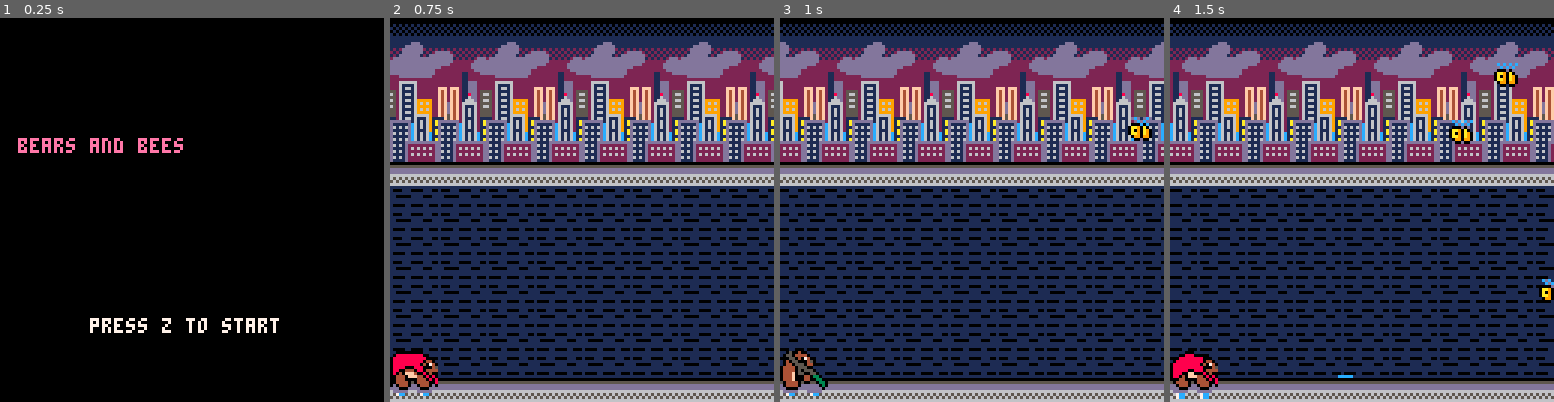
Above: before the commit, frames 1-4 (left to right).
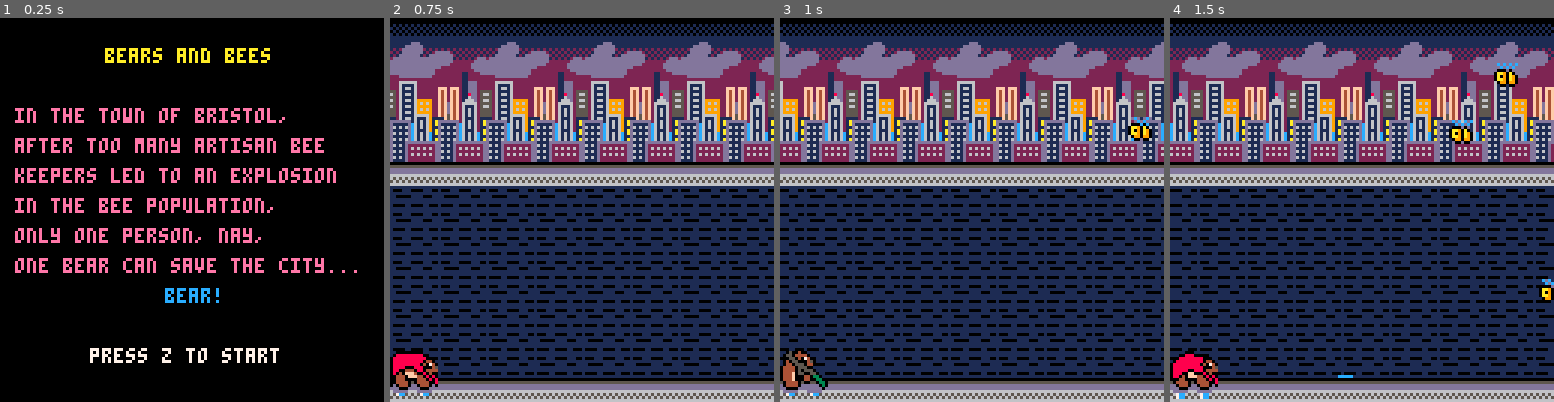
Above: after the commit, the same moments.

Repository: Chazmus/interns-hackday
Game: PICO-8 cartridge game.p8
Two runs of this game, one before a commit and one after it. Both use one fixed random seed, a clock stepped at 60 frames per second and the inputs below.
Inputs:
- Up to frame 1 (0.25 s): no input
- Up to frame 2 (0.75 s): tap X (X key) at 0.33 s; tap O (Z key) at 0.7 s
- Up to frame 3 (1 s): no input
- Up to frame 4 (1.5 s): tap X (X key) at 1.07 s

The runs differ from the first frame. In frame 1, 9.8% of the frame differs, in the area x 3-93%, y 7-90%; in frame 2, nothing differs; in frame 3, nothing differs; in frame 4, nothing differs.

Commit message:
update welcome screen

Diff:
--- a/screen.lua
+++ b/screen.lua
@@ -18,8 +18,16 @@
 
 function draw_menu()
     cls()
-    print("bears and bees", 6, 40, 14)
-    print("press z to start", 30, 100, 7)
+    print("bears and bees", 35, 10, 10)
+
+    print("in the town of bristol,", 5, 30, 14)
+    print("after too many artisan bee", 5, 40, 14)
+    print("keepers led to an explosion", 5, 50, 14)
+    print("in the bee population,", 5, 60, 14)
+    print("only one person, nay,", 5, 70, 14)
+    print("one bear can save the city...", 5, 80, 14)
+    print("bear!", 55, 90, 12)
+    print("press z to start", 30, 110, 7)
 end
 
 function update_game()
